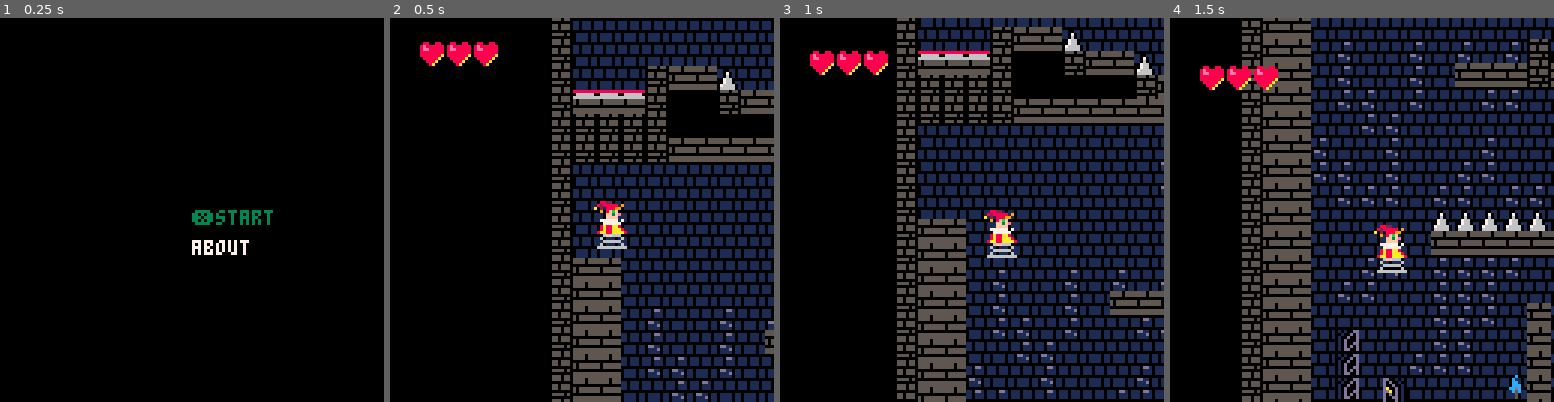
Above: before the commit, frames 1-4 (left to right).
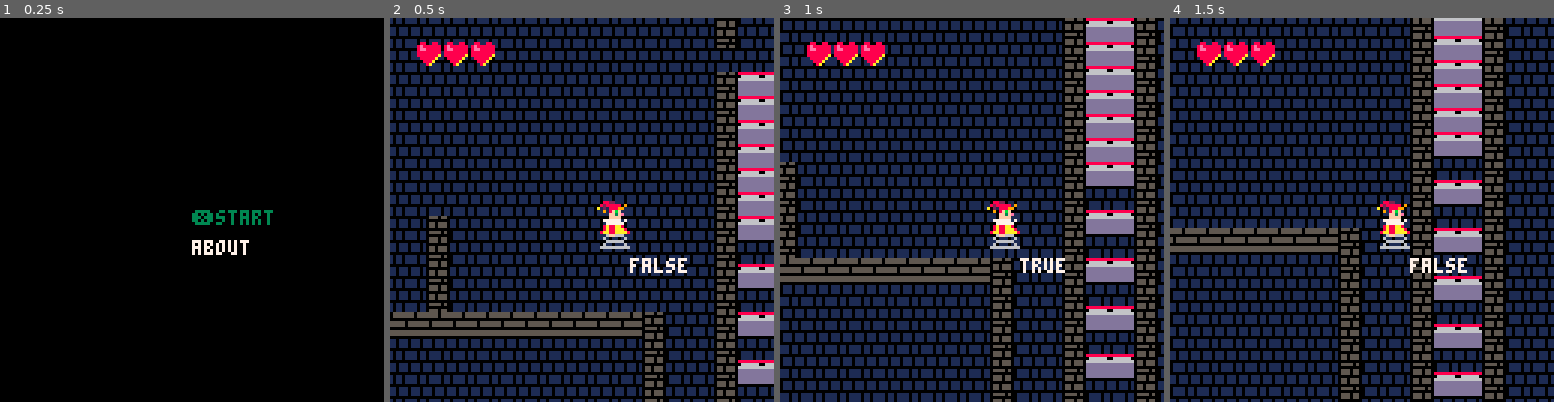
Above: after the commit, the same moments.

Repository: scorp66/pico
Game: PICO-8 cartridge jack_1_2.p8
Same seed, same stepped clock (60 frames per second), same inputs: the game is played once before the commit and once after it.
Inputs:
- Up to frame 1 (0.25 s): no input
- Up to frame 2 (0.5 s): tap X (X key) at 0.33 s
- Up to frame 3 (1 s): no input
- Up to frame 4 (1.5 s): tap X (X key) at 1.07 s

Frame 1 is identical in both runs. In frame 2, 63% of the frame differs, in the area x 0-100%, y 0-100%; in frame 3, 69%; in frame 4, 72%.

Commit message:
Фикс тряски и 2 пикселей + фикс мелких багов

Diff:
--- a/jack_1_2.p8
+++ b/jack_1_2.p8
@@ -4,11 +4,14 @@
 --init
 function _init()
 hero = {}
+movement = {}
 col = {} -- colide position
 max_colide_count = 2
 hero.hp = 3
-hero.x = 1*8
-hero.y = 36*8
+hero.x = 62*8
+hero.y = 21*8
+movement.x = hero.x
+movement.y = hero.y
 hero.sx = 1 -- speed
 hero.sy = 1 -- speed
 jump_power = 4
@@ -23,7 +26,7 @@
 speed = 5
 last = 0
 //music(0)
-
+b = 0
 
 
 torch_arr = find_torch_arr()
@@ -40,7 +43,7 @@
 -->8
 --update
 function _update()
-camera(hero.x-64,hero.y-64)
+
 if mm_status == 0 then
  main_menu_update()
 elseif mm_status == 1 then
@@ -73,9 +76,6 @@
 key_control()
 my_time+=1
 
-if tr_str != "" then
-  check_tr_anim()
-end
 
 if hero.hp <= 0 then
 mm_status = 9
@@ -114,13 +114,6 @@
 --movement
 function key_control()
 
-if(btnp(⬆️)
- and hero.sy == 0
- and hero.on_flore) then
-// sfx(55)
- hero.sy -= jump_power
-end
-
 --save zone
 col = dist_to_col(0,0,0)
 if col ~= nil then
@@ -158,51 +151,74 @@
 
 function hero_move()
 
+
 colx = dist_to_col(sgn(hero.sx),0,1)
 coly = dist_to_col(0,sgn(hero.sy),1)
 hero.sy += gravity
 
 if coly ~= nil then
- hero.on_flore = sgn(hero.sy) == 1
+
  if coly.y <= hero.sy then
- hero.sy = -0.25*sgn(hero.sy)
- else
+ hero.sy = -2*sgn(hero.sy)
+else
   hero.sy = coly.y-9 <= 0 and 0
-                        or hero.sy
+                     or hero.sy
   end
 end
 
-normalize_hero_pos()
-
-xpow = hero.on_flore and 1
-                         or xpow
+
+
+
+xd = abs(flr((hero.sx-1)/2)) //kostil
+
+
 if colx ~= nil and
-
-colx.x <= hero.sx then
-if hero.sy == 0  and
- coly.y-9 >= 0 then
+colx.x+(4*xd) <= hero.sx
+ then
+if (hero.sy == 0  and
+ coly.y-9 >= 0)
+  then
   hero.sx *= -1
   else
   xpow = 0
   end
 double_jump()
-
-end
-
+end
+
+xpow = (colx == nil or
+ hero.on_flore) and 1
+or xpow
+
+
+coly = dist_to_col(0,-1,1)
+if(btnp(⬆️)
+ and hero.on_flore)
+ and coly == nil then
+ sfx(55)
+ hero.sy -= jump_power
+end
 
 hero.x += hero.sx*xpow
 hero.y += hero.sy
+--
+coly = dist_to_col(0,1,1)
+hero.on_flore = hero.sy == 0 and
+ coly ~= nil and coly.y-9 >= 0
+--
+normalize_hero_pos()
 end
 
 function normalize_hero_pos()
-if hero.sy == 0 and
-hero.on_flore then
+if hero.sy == 0  then
  hero.y = flr(hero.y/8)*8
 end
 end
 
 function double_jump()
-if btnp(⬆️)  and hero.sy >= 0
+
+coly = dist_to_col(0,-1,1)
+if btnp(⬆️)  and hero.sy > 0 and
+coly == nil
 then
 hero.sy -= jump_power*1.25
 hero.sx *= -1
@@ -272,8 +288,8 @@
 
   cur = (signal and diff == 1) and
       collide(0,1,3) or cur
-  x = cur.x/8
-  y = cur.y/8
+  x = cur.x ~= nil and cur.x/8 or x
+  y = cur.y ~= nil and cur.y/8 or y
   if (mget(x,y) == 113
     or mget(x,y) == 112)
    and cur.x ~= nil and
@@ -440,6 +456,7 @@
 --draw
 function _draw()
 cls()
+camera(hero.x-64,hero.y-64)
 if mm_status == 0 then
  main_menu()
  elseif mm_status == 1 then
@@ -465,8 +482,11 @@
 
 function level_draw()
 map(0,0,0,0,100,100)
-//print(cur.x,hero.x+16,hero.y+16)
-//print(cur.y,hero.x+16,hero.y+8)
+colx = dist_to_col(sgn(hero.sx),0,1)
+
+print(hero.on_flore,hero.x+16,hero.y+16)
+
+
 //if jump_s_b then
 //print(jump_s_b,
 //hero.x+16,hero.y+8) end
@@ -490,7 +510,8 @@
 
 sspr (frame*16,0,
 16,16,
-hero.x+1,hero.y-((2-frame)*2)+1,16,16,
+//+3 empty pixels on hero sprite
+hero.x+3,hero.y-((2-frame)*2)+1,16,16,
 sgn(hero.sx) == -1,false)
 if i >= max_frame then
  i = 0
@@ -652,10 +673,10 @@
 51444444444444444444444444444444444444444444444440404040404040404040404444444444444444444444444444444444444444444444444444444444444444445170705144444444444444444444444444444444444444444444444444444444444444ff444444444444444444ff4444444444444444444444444444
 5144444444444444444444444444444444444444444444444044444444444444444440444444444444444444444444444444444444444444444444444444444444444444517070514444444444444444444444444444444444444444444444444444444444444444444444444444444444ff4444444444444444444444444444
 51444444444444444444444444444444444444444444444440444444444444444444404040404040404040404040404040404051444444444444444444444444444444445170705144444444444444444444444444444444444444444444444444444444444444ff4444444444444444ff444444444444444444444444444444
-514444444444444444444444444444444444444444444444404444444444444444444044444444444444444444444444444444514444444444444444444444444444444451707051444444444444444444444444444444444444444444444444444444444444ff4444444444444444ffff444444444444444444444444444444
-514444444444444444444444444444444444444444444444404444444444444444444044444444444444444444444444444444514444444444444444444444444451404051444451444444444444444444444444444444444444444444444444444444444444ff44444444444444ffff44444444444444444444444444444444
-514444444444444444444444444444444444444444444444404444444444444444444044444444444444444444444444444444514444444444444444444444444444444451707051444444444444444444444444444444444444444444444444444444444444ff44444444444444ff4444444444444444444444444444444444
-5144444444404040404040404040404040404040404040404044444444444444444444444444444444444444444444444444445144444444444444444444444444444444514444514444444444444444444444444444444444444444444444444444444444444444444444444444444444444444444444444444444444444444
+514444444444444444444444444444444444444444444444404444444444444444444044444444444444444444444444444444514444444451444444444444444444444451707051444444444444444444444444444444444444444444444444444444444444ff4444444444444444ffff444444444444444444444444444444
+514444444444444444444444444444444444444444444444404444444444444444444044444444444444444444444444444444514444444451444444444444444444444451444451444444444444444444444444444444444444444444444444444444444444ff44444444444444ffff44444444444444444444444444444444
+514444444444444444444444444444444444444444444444404444444444444444444044444444444444444444444444444444514444444451444444444444444444444451707051444444444444444444444444444444444444444444444444444444444444ff44444444444444ff4444444444444444444444444444444444
+5144444444404040404040404040404040404040404040404044444444444444444444444444444444444444444444444444445144444444514444444444444444444444514444514444444444444444444444444444444444444444444444444444444444444444444444444444444444444444444444444444444444444444
 5144444444444444444444444444444444444444444444444444444444444444444444444444444444444444444444444444445140404040404040404040404040514444517070514444444444444444444444444444444444444444444444444444444444444444444444444444444444444444444444444444444444444444
 5144444444444444444444444444444444444444444444444444444444444444444444444444444444444444444444444444444444444444444444444444444444514444514444514444444444444444444444444444444444444444444444444444444444444444444444444444444444444444444444444444444444444444
 5144444444444444444444444444444444444444444444444444444444444444444444444444444444444444444444444444444444444444444444444444444444514444517070514444444444444444444444444444444444444444444444444444444444444444444444444444444444444444444444444444444444444444
Not shown, changed: 27 lines of the sprite sheet (__gfx__) section of jack_1_2.p8
